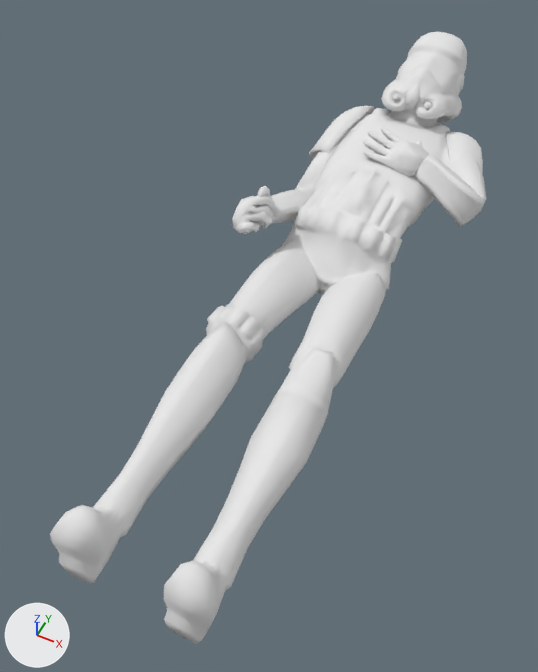
An edit to the OBJ model Resource/Models/Move_000308.obj, drawn before and after from the same camera.
Both versions are drawn from a 50 mm lens placed at (1.0, -3.33, 2.45), pointed at (-0.33, -0.67, -0.88). Lighting does not change. The marker at lower left points along +X, +Y and +Z. Where no turn or scale is listed for an object, it has been applied to the vertices.

Names of what the first picture shows: 'Stormtrooper.001_Stormtrooper'.
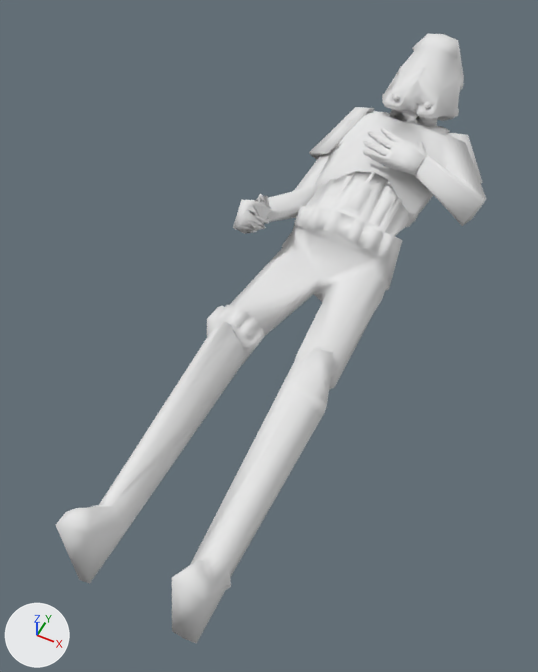
What differs and where, as boxes [x1, y1, x2, y2] in the pictures (538 x 672 px):
'Stormtrooper.001_Stormtrooper', reshaped: before [50, 32, 486, 644]; after [56, 34, 486, 644]
part 1 of me_stormtrooper_001_stormtrooper, cut back: before [50, 32, 486, 644]

The edits, one by one:
me_stormtrooper_001_stormtrooper is used by ob_stormtrooper_001_stormtrooper; location (0.0, 0.0, 0.0).
me_stormtrooper_001_stormtrooper had 3275 vertices, 6518 faces and spanned x -0.83..0.54, y -2.42..2.07, z -1.01..-0.09.
me_stormtrooper_001_stormtrooper now has 887 vertices, 1750 faces and spans x -0.83..0.54, y -2.42..2.04, z -1.0..-0.09.
me_stormtrooper_001_stormtrooper part 1: 1 vertex moved within x 0.08, y 1.38, z -0.56; 2388 vertices removed from x -0.83..0.53, y -2.42..2.07, z -1.01..-0.09.
